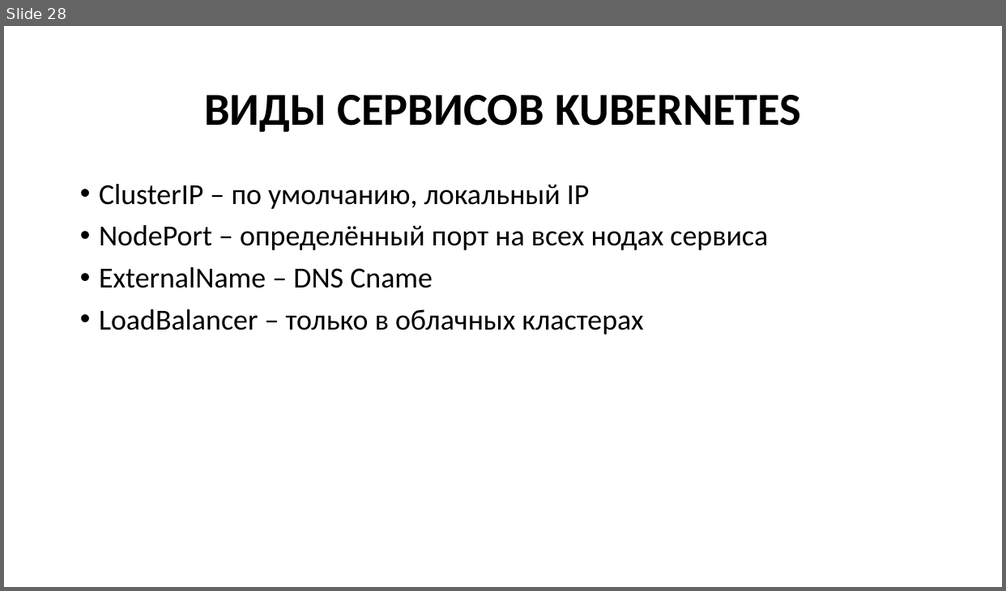
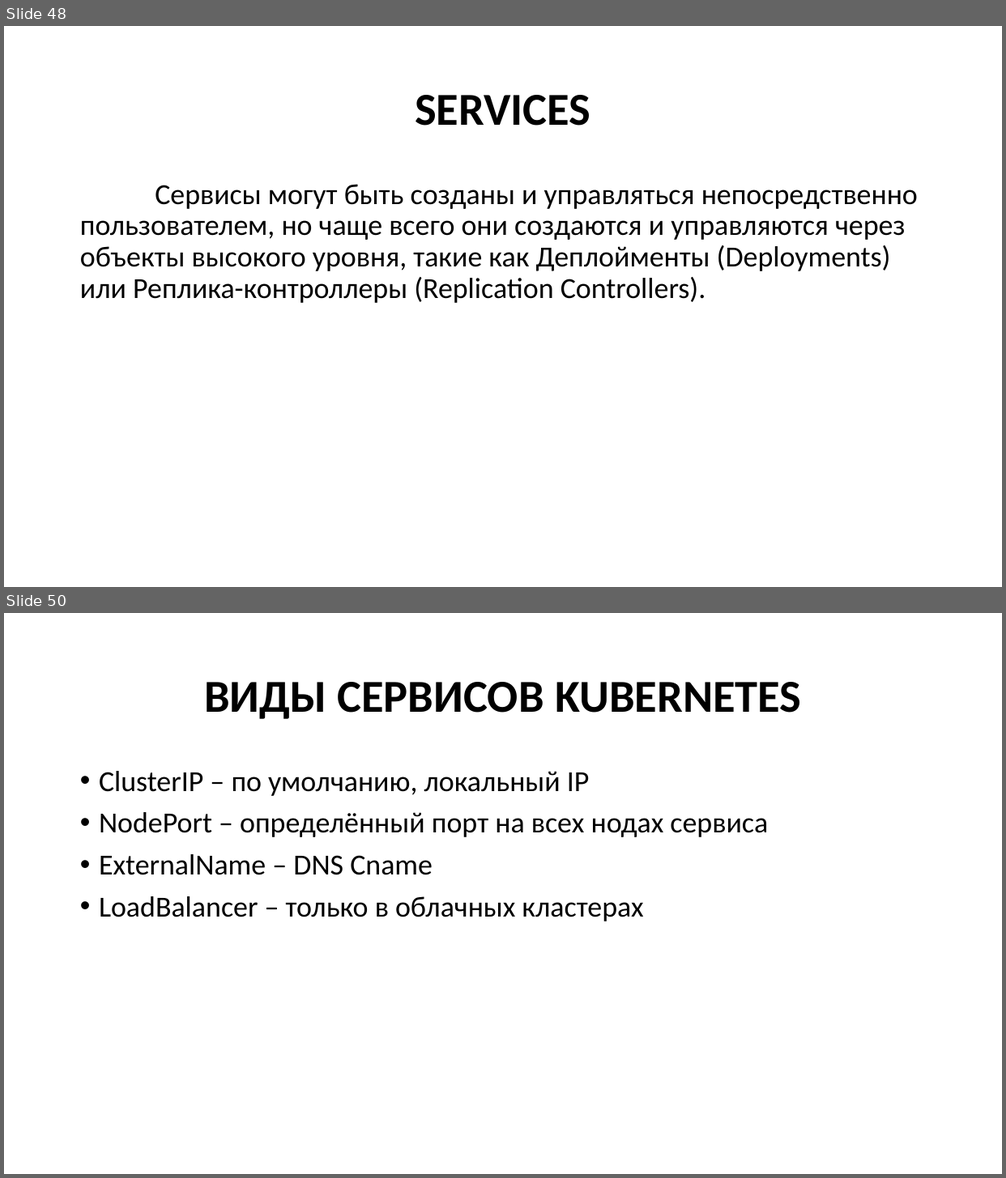
Before and after one commit to Kollekcioner47/k8s, a slide deck: k8s.pptx. Shown one above the other, each under a label of ours: slide 28 before the commit, slides 48 and 50 after it; the slides between them are not shown. The pictures are 1006x591 and 1006x1178 pixels, drawn with LibreOffice and Linux fonts; fonts in the diff are those of the drawing. Boxes give left, top, right and bottom in pixels: in the first picture for what was removed or moved away, otherwise in the second. Text is boxed around its words. In the diff, an @@ line names an element or a change of style, - is before the commit and + after.

```diff
--- a/k8s.pptx
+++ b/k8s.pptx
@@ slide 48 added at [4, 26, 1002, 587], background #FFFFFF @@
@@ title added at [415, 95, 590, 126], 44 pt, text #000000, bold @@
+SERVICES
@@ text added at [80, 184, 918, 303], 28 pt, text #000000 @@
+Сервисы могут быть созданы и управляться непосредственно пользователем, но чаще всего они создаются и управляются через объекты высокого уровня, такие как Деплойменты (Deployments) или Реплика-контроллеры (Replication Controllers).
@@ what was slide 28 is now slide 50 @@
```
Also in this commit, not shown: 5 slides changed, 50 other slides added, 5 slides removed.
